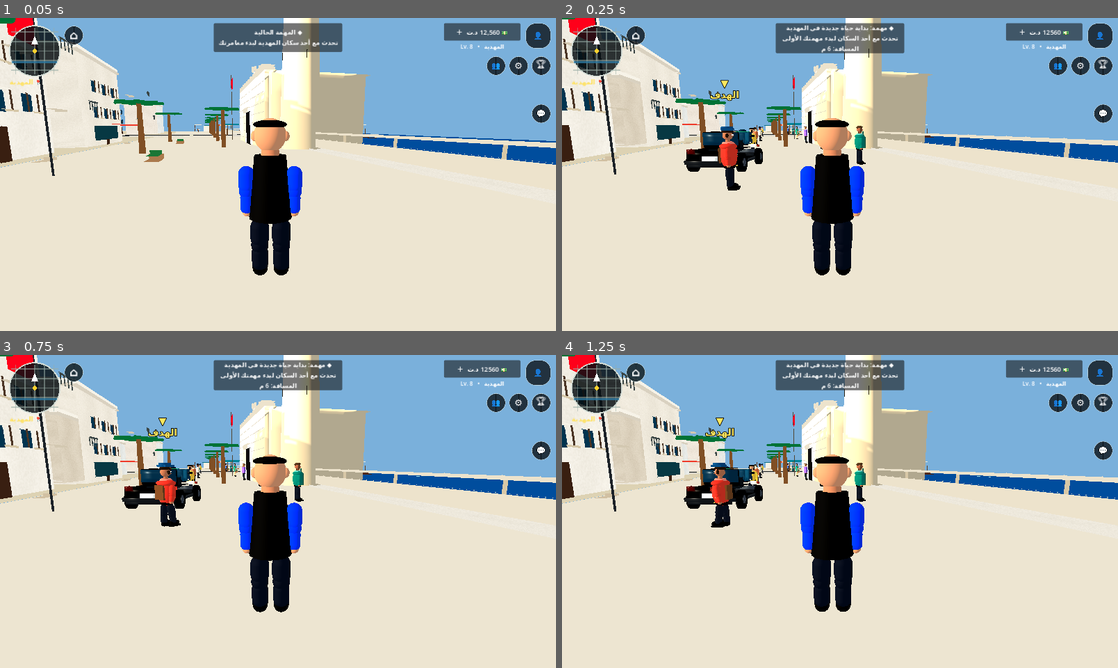
Above: before the commit, frames 1-4 (two rows, left to right).
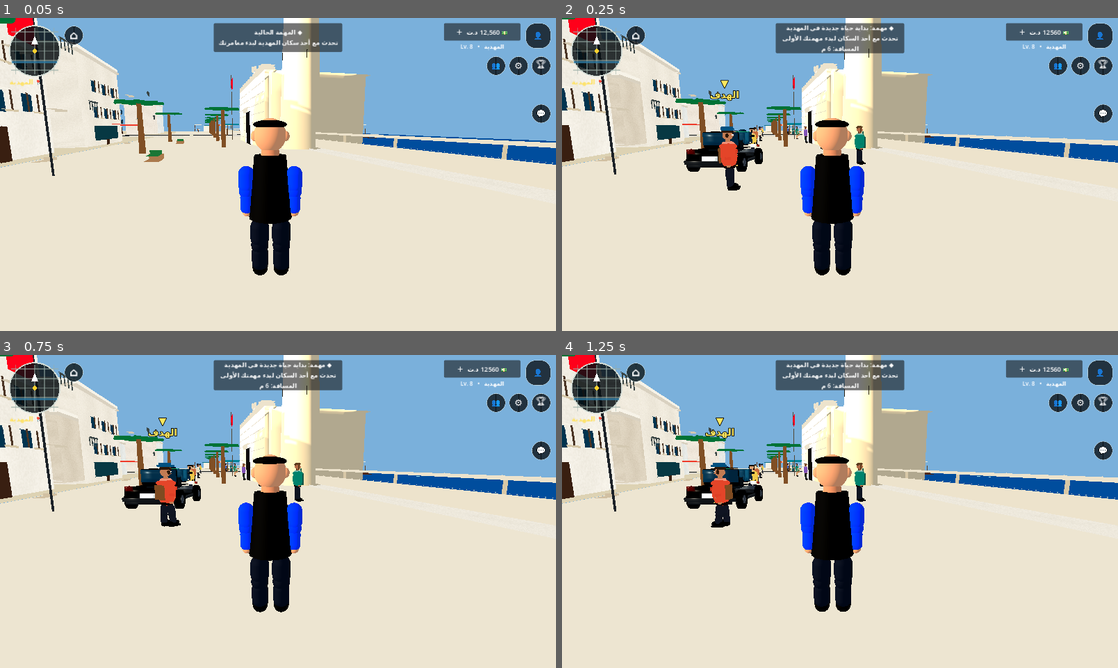
Above: after the commit, the same moments.

Repository: stevennpllk-crypto/REAL-LIFE-MAHDIA
Game: Godot game, scene res://scenes/Main.tscn
The game is run twice, just before and just after one commit, with the same random seed, the same clock (stepped at 60 frames per second) and the same inputs.
Inputs:
- Up to frame 1 (0.05 s): no input
- Up to frame 2 (0.25 s): no input
- Up to frame 3 (0.75 s): click "⌂" at 0.5 s
- Up to frame 4 (1.25 s): no input

Frame 1 is identical in both runs. In frame 2, 0.4% of the frame differs, in the area x 28-55%, y 34-48%; in frame 3, 0.3%; in frame 4, 0.4%, in the area x 26-55%, y 34-49%.

Commit message:
Use GLES-safe unshaded mobile materials

Diff:
--- a/scripts/npc.gd
+++ b/scripts/npc.gd
@@ -65,6 +65,24 @@
 var imported_animation_key := ""
 var imported_gait_verified := false
 
+func _force_unshaded_materials(root: Node) -> void:
+	for node in root.find_children("*", "MeshInstance3D", true, false):
+		var mesh_instance := node as MeshInstance3D
+		if mesh_instance == null or mesh_instance.mesh == null:
+			continue
+		for surface_index in range(mesh_instance.mesh.get_surface_count()):
+			var source_material := mesh_instance.get_active_material(surface_index)
+			if source_material is BaseMaterial3D:
+				var mobile_material := (source_material as BaseMaterial3D).duplicate() as BaseMaterial3D
+				mobile_material.shading_mode = BaseMaterial3D.SHADING_MODE_UNSHADED
+				mobile_material.normal_enabled = false
+				mesh_instance.set_surface_override_material(surface_index, mobile_material)
+		if mesh_instance.material_override is BaseMaterial3D:
+			var override_material := (mesh_instance.material_override as BaseMaterial3D).duplicate() as BaseMaterial3D
+			override_material.shading_mode = BaseMaterial3D.SHADING_MODE_UNSHADED
+			override_material.normal_enabled = false
+			mesh_instance.material_override = override_material
+
 func _build_imported_character() -> bool:
 	var model_paths := [
 		"res://assets/characters/male-adult-01.glb",
@@ -87,6 +105,7 @@
 		var model_instance := packed_model.instantiate()
 		model_instance.name = "ImportedHuman"
 		visual_root.add_child(model_instance)
+		_force_unshaded_materials(model_instance)
 		var skeleton_nodes := model_instance.find_children("*", "Skeleton3D", true, false)
 		if skeleton_nodes.is_empty():
 			push_warning("Resident model has no Skeleton3D; trying the next character asset: " + model_path)
@@ -308,7 +327,7 @@
 	var material := StandardMaterial3D.new()
 	material.albedo_color = color
 	material.roughness = 0.86
-	material.shading_mode = BaseMaterial3D.SHADING_MODE_PER_PIXEL
+	material.shading_mode = BaseMaterial3D.SHADING_MODE_UNSHADED
 	return material
 
 func _build_character() -> void:
